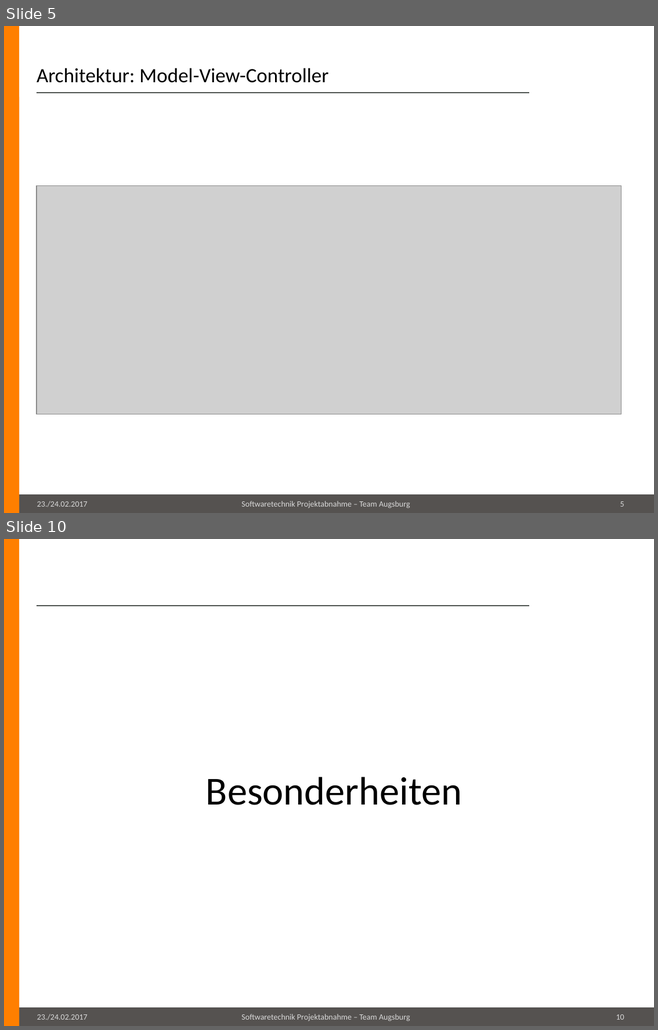
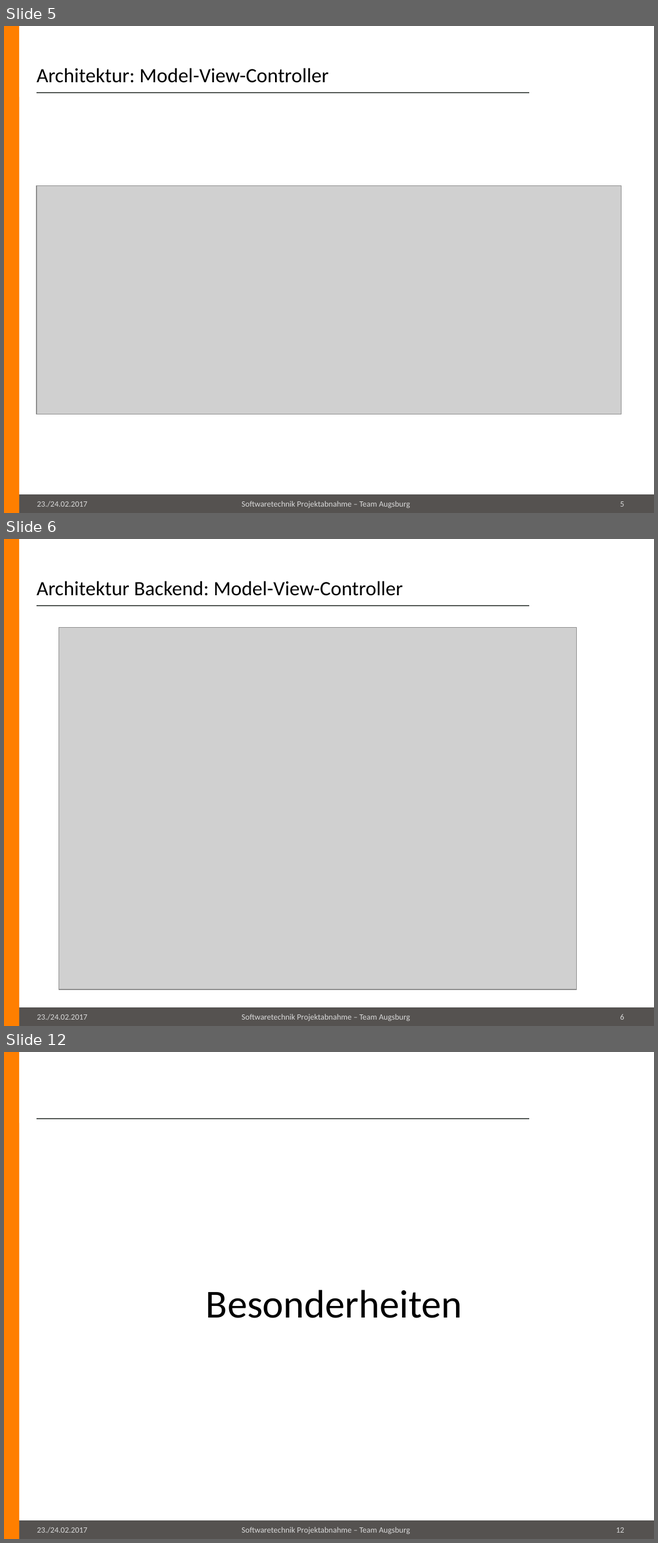
Before and after one commit to maul-esel/swt-projekt, a slide deck: Lingvo/Abgabe/präsentation.pptx. Shown one above the other, each under a label of ours: slides 5 and 10 before the commit, slides 5, 6 and 12 after it; the slides between them are not shown. The pictures are 658x1030 and 658x1543 pixels, drawn with LibreOffice and Linux fonts; fonts in the diff are those of the drawing; grey boxes stand for pictures; background and template pictures are left out. Boxes give left, top, right and bottom in pixels: in the first picture for what was removed or moved away, otherwise in the second. Text is boxed around its words. In the diff, an @@ line names an element or a change of style, - is before the commit and + after.

```diff
--- a/Lingvo/Abgabe/präsentation.pptx
+++ b/Lingvo/Abgabe/präsentation.pptx
@@ slide 6 added at [4,539,654,1026], background #FFFFFF; not listed: 7 template elements that a slide beside it also shows @@
@@ title added at [36,581,402,596], 22.5 pt, text #000000 @@
+Architektur Backend: Model-View-Controller
@@ picture added at [59,627,576,990] @@
@@ what was slide 10 is now slide 12 @@
@@ page number at [616,1528,624,1533]: text changed @@
-10
+12
```
Also in this commit, not shown: 6 slides changed, 2 other slides added, 1 slide removed.
